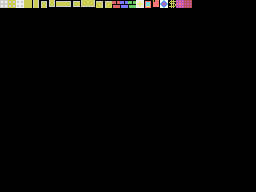
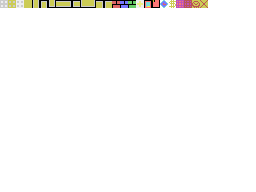
Layer changes from the first (256, 192) image to the second:
painted on "Capa 48" over [192, 0, 208, 8]
hid "Fondo negro" over [0, 0, 256, 192]
